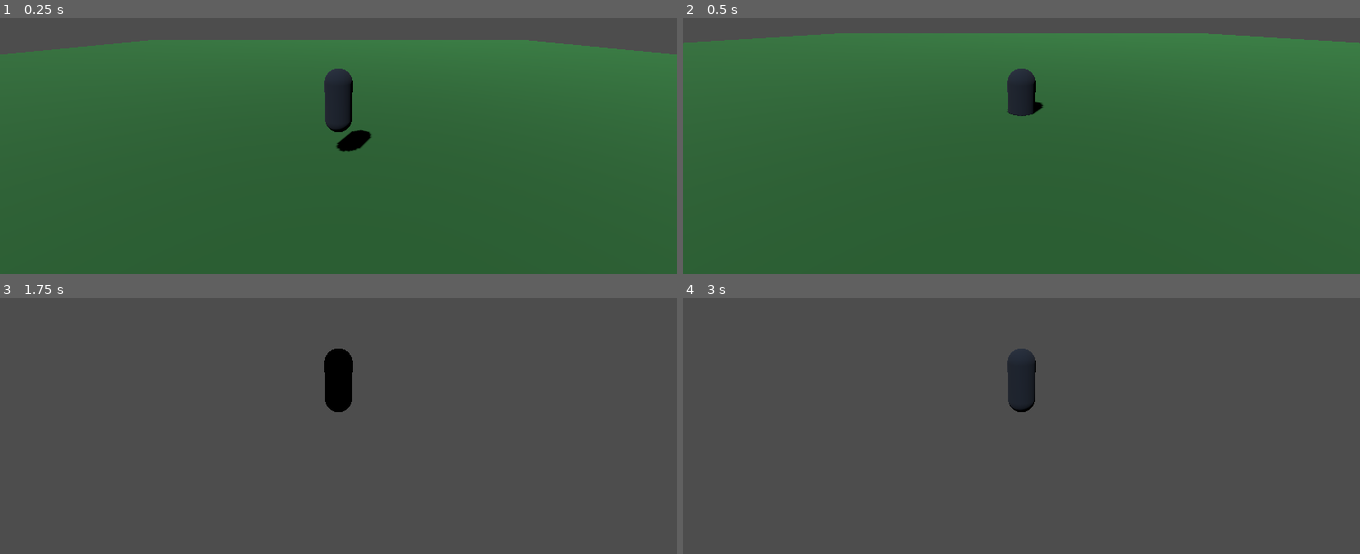
Above: before the commit, frames 1-4 (two rows, left to right).
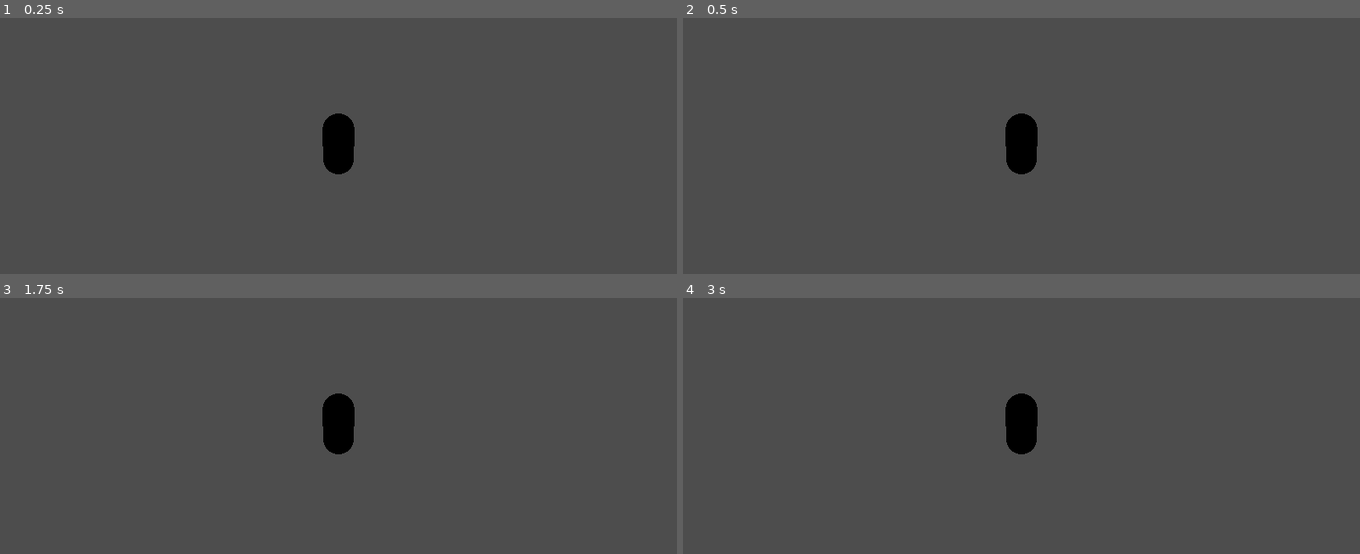
Above: after the commit, the same moments.

Repository: hamzaalmathani-tech/LifeCity
Game: Godot game, scene res://scenes/main.tscn
The game is run twice, just before and just after one commit, with the same random seed, the same clock (stepped at 60 frames per second) and the same inputs.
Inputs:
- Up to frame 1 (0.25 s): no input
- Up to frame 2 (0.5 s): no input
- Up to frame 3 (1.75 s): hold D (move_right) 0.53-1.28 s; tap Space (jump) at 0.77, 1.52 s; tap Enter at 1.25 s; hold S (move_back) from 1.28 s (still down)
- Up to frame 4 (3 s): tap Space (jump) at 2 s; release S (move_back) at 2.03 s; hold D (move_right) 2.03-2.78 s; tap Enter at 2.75 s; hold W (move_forward) from 2.78 s (still down)

The runs differ from the first frame. In frame 1, 90% of the frame differs, in the area x 0-100%, y 8-100%; in frame 2, 93%, in the area x 0-100%, y 5-100%; in frame 3, 1.5%; in frame 4, 1.7%.

Commit message:
Build playable 3D player scene with collision and camera

Diff:
--- a/godot/scenes/main.tscn
+++ b/godot/scenes/main.tscn
@@ -1,35 +1,35 @@
-[gd_scene load_steps=4 format=3]
+[gd_scene load_steps=5 format=3]
 
-[ext_resource type="Script" path="res://scripts/player.gd" id="1_player"]
+[ext_resource type="Script" path="res://scripts/main.gd" id="1_main"]
 
-[sub_resource type="PlaneMesh" id="Plane"]
-size = Vector2(80, 80)
+[sub_resource type="CapsuleShape3D" id="PlayerShape"]
+radius = 0.45
+height = 1.8
 
-[sub_resource type="StandardMaterial3D" id="GroundMat"]
-albedo_color = Color(0.12, 0.35, 0.16, 1)
+[sub_resource type="CapsuleMesh" id="PlayerMesh"]
+radius = 0.45
+height = 1.8
+
+[sub_resource type="StandardMaterial3D" id="PlayerMat"]
+albedo_color = Color(0.08, 0.12, 0.2, 1)
 
 [node name="LifeCity" type="Node3D"]
-
-[node name="WorldEnvironment" type="WorldEnvironment" parent="."]
-
-[node name="Sun" type="DirectionalLight3D" parent="."]
-rotation_degrees = Vector3(-55, -30, 0)
-light_energy = 1.2
-shadow_enabled = true
-
-[node name="Ground" type="MeshInstance3D" parent="."]
-mesh = SubResource("Plane")
-material_override = SubResource("GroundMat")
+script = ExtResource("1_main")
 
 [node name="Player" type="CharacterBody3D" parent="."]
-position = Vector3(0, 1.2, 8)
-script = ExtResource("1_player")
+position = Vector3(0, 1.0, 12)
+script = ExtResource("1_main")
 
 [node name="CollisionShape3D" type="CollisionShape3D" parent="Player"]
+shape = SubResource("PlayerShape")
+
+[node name="Mesh" type="MeshInstance3D" parent="Player"]
+mesh = SubResource("PlayerMesh")
+material_override = SubResource("PlayerMat")
 
 [node name="Camera3D" type="Camera3D" parent="Player"]
-position = Vector3(0, 3.2, 6.5)
-rotation_degrees = Vector3(-12, 0, 0)
+position = Vector3(0, 3.4, 6.5)
+rotation_degrees = Vector3(-14, 0, 0)
 current = true
 
 [node name="UI" type="CanvasLayer" parent="."]
